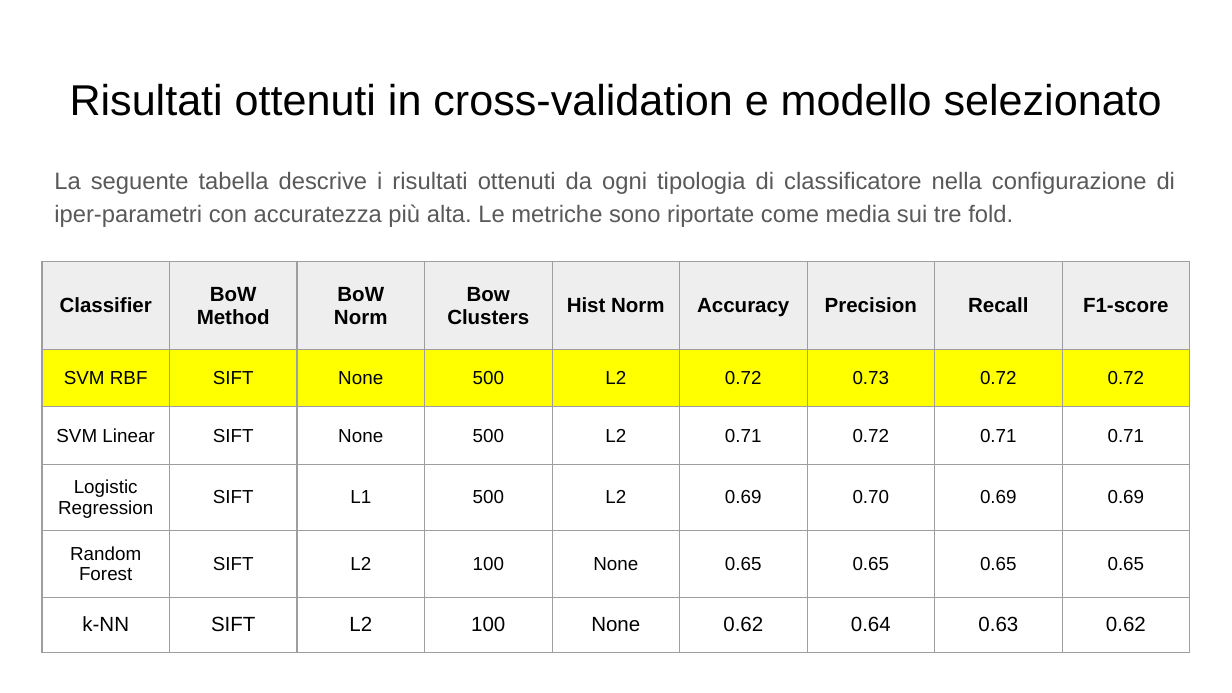
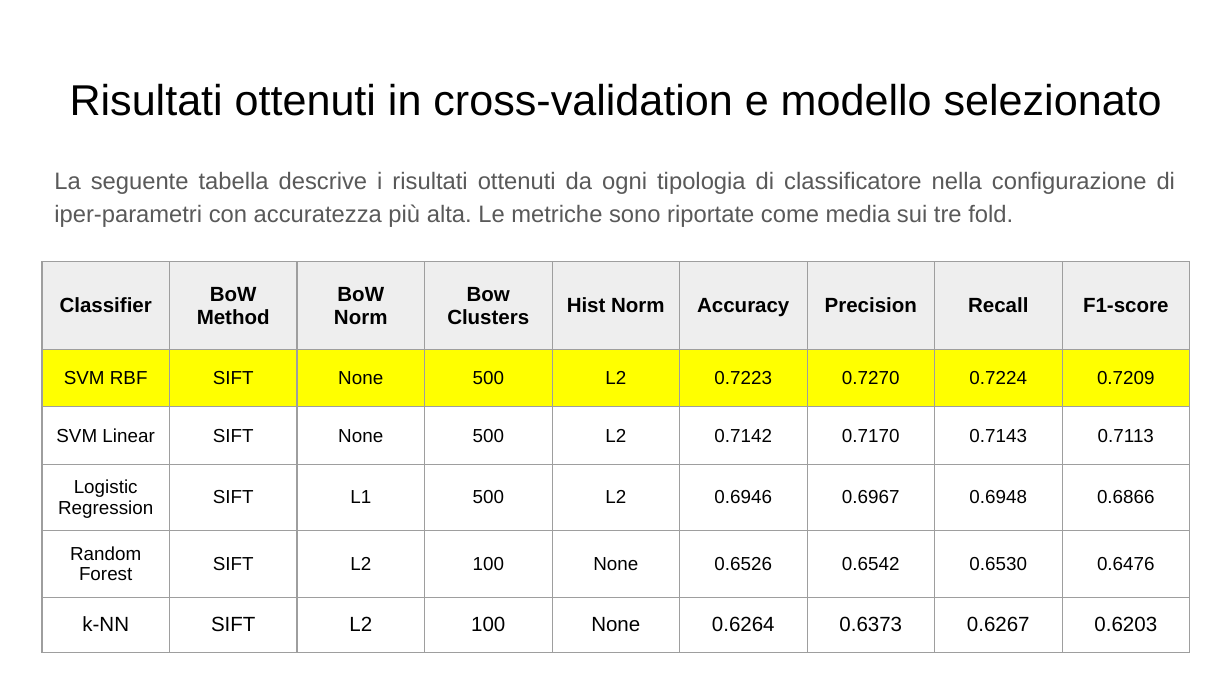
Before and after one commit to serpest/AerialSceneClassification, a slide deck: slide 7 of slides.pptx. Drawn at 1232x693 pixels with LibreOffice and Linux fonts; fonts in the diff are those of the drawing. Boxes give left, top, right and bottom in pixels: in the first picture for what was removed or moved away, otherwise in the second. Text is boxed around its words. In the diff, an @@ line names an element or a change of style, - is before the commit and + after.

```diff
--- a/slides.pptx
+++ b/slides.pptx
@@ table at (x1=42, y1=261, x2=1195, y2=665) @@
-row 2: SVM RBF | SIFT | None | 500 | L2 | 0.72 | 0.73 | 0.72 | 0.72
+row 2: SVM RBF | SIFT | None | 500 | L2 | 0.7223 | 0.7270 | 0.7224 | 0.7209
-row 3: SVM Linear | SIFT | None | 500 | L2 | 0.71 | 0.72 | 0.71 | 0.71
+row 3: SVM Linear | SIFT | None | 500 | L2 | 0.7142 | 0.7170 | 0.7143 | 0.7113
-row 4: Logistic Regression | SIFT | L1 | 500 | L2 | 0.69 | 0.70 | 0.69 | 0.69
+row 4: Logistic Regression | SIFT | L1 | 500 | L2 | 0.6946 | 0.6967 | 0.6948 | 0.6866
-row 5: Random Forest | SIFT | L2 | 100 | None | 0.65 | 0.65 | 0.65 | 0.65
+row 5: Random Forest | SIFT | L2 | 100 | None | 0.6526 | 0.6542 | 0.6530 | 0.6476
-row 6: k-NN | SIFT | L2 | 100 | None | 0.62 | 0.64 | 0.63 | 0.62
+row 6: k-NN | SIFT | L2 | 100 | None | 0.6264 | 0.6373 | 0.6267 | 0.6203
```
Also in this commit, not shown: 2 other slides changed, 1 other file.
